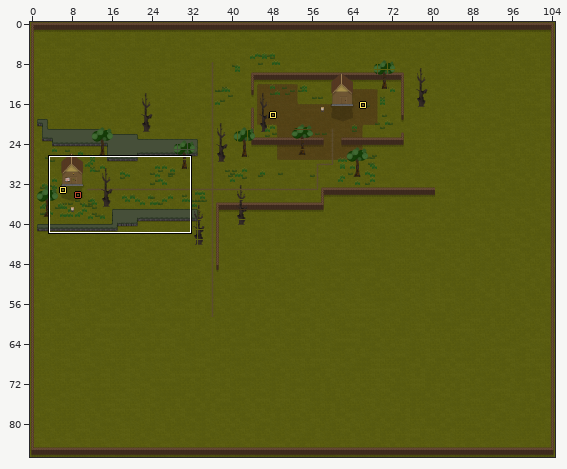
Two versions of a level (LDtk project, saves/saved_map.ldtk). The picture above shows the old version from afar; the outline marks the close-up.
Close-up. As it was:
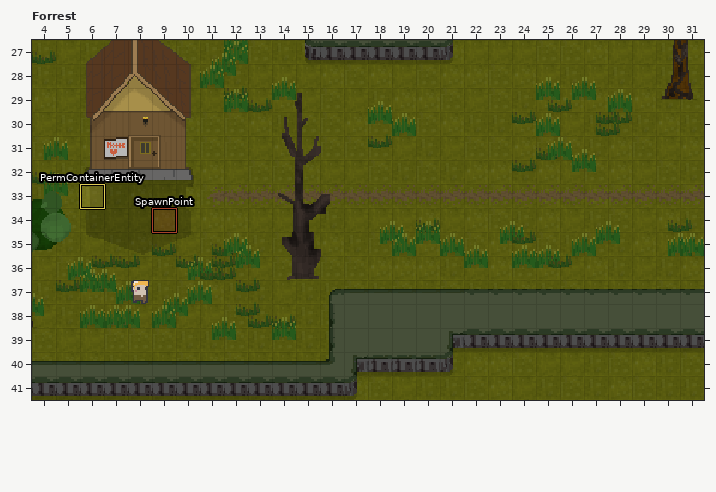
Cells are 16x16 px. Shown: Forrest x 4..31, y 27..41. The commit also changed other parts of the map, which this record leaves out.
And afterwards:
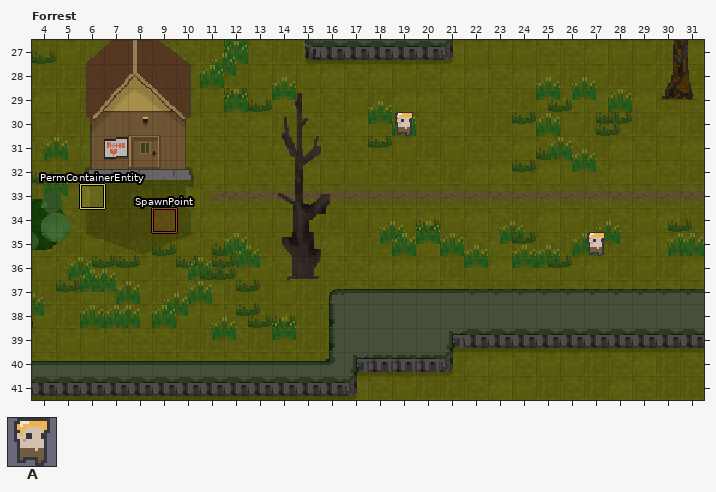
Key: from "Mainsheet": A 11.
Objects are placed by their top-left corner, in cells (3,4 is the top-left corner of cell 3,4); size is 1x1 cell unless given.
Edits made:
{"where": "layer \"Entities\""}
{"was": "A \"CreatureEntity\" at 8,37", "now": "A \"CreatureEntity\" at 19,30"}
{"now": "A \"CreatureEntity\" at 27,35"}
{"label":"new place","picture_box":[395,112,413,136]}
{"label":"added","picture_box":[587,232,605,256]}
{"label":"old place","picture_box":[131,280,149,304]}
